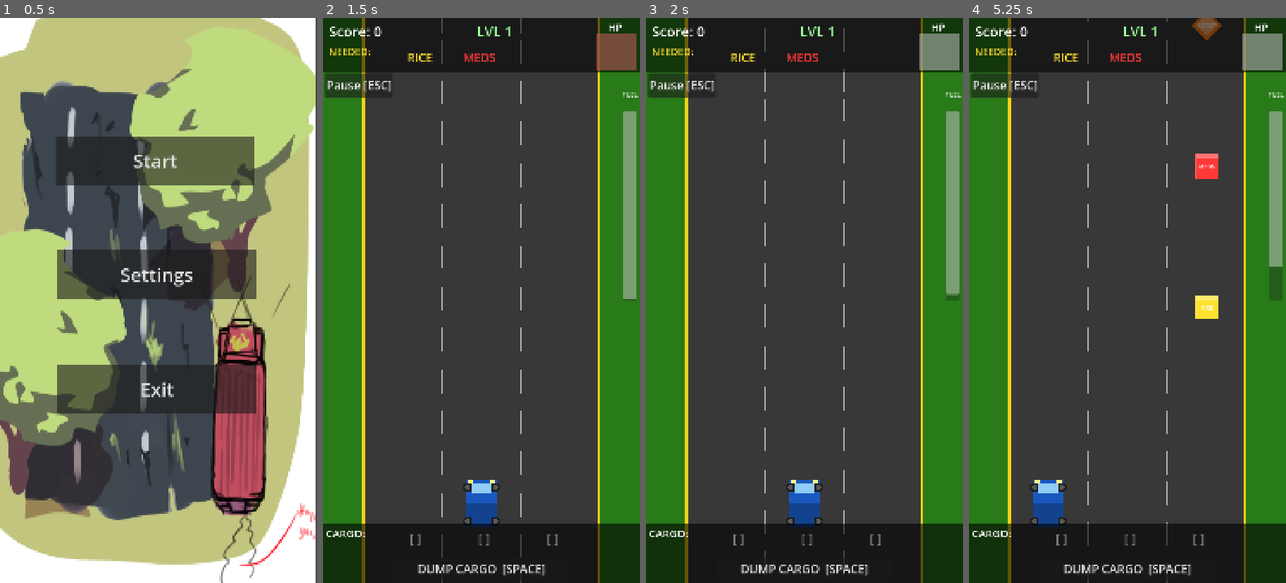
Above: before the commit, frames 1-4 (left to right).
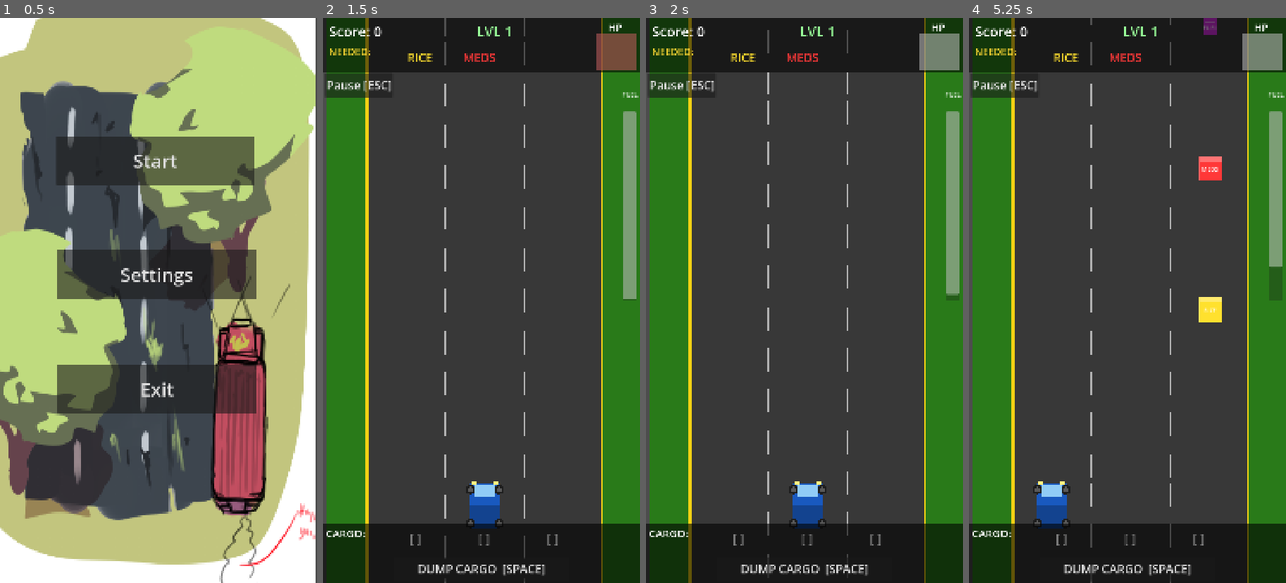
Above: after the commit, the same moments.

Repository: HoplyXD/bayanihan-res-q
Game: Godot game, scene res://main_menu.tscn
The game is run twice, just before and just after one commit, with the same random seed, the same clock (stepped at 60 frames per second) and the same inputs. The engine's default icon, where the game draws it, is replaced by a stand-in: a white triangle on a blue panel in a dark square.
Inputs (mouse positions are in pixels of both pictures, inside the frame that each line leads up to):
- Up to frame 1 (0.5 s): no input
- Up to frame 2 (1.5 s): click "Start" at 0.5 s; click "START MISSION" at 1.25 s
- Up to frame 3 (2 s): no input
- Up to frame 4 (5.25 s): tap Enter at 2 s; move the mouse to (1197, 272) at 2.02 s; hold D 2.03-2.78 s; click (1197, 272) at 2.17 s; tap Space at 2.27, 3.02, 4.52 s; move the mouse to (1064, 328) at 2.77 s; hold A 2.78-3.53 s; move the mouse to (1159, 176) at 3.52 s; hold D 3.53-5.03 s; move the mouse to (1111, 413) at 4.27 s; click (1111, 413) at 4.42 s; move the mouse to (1222, 385) at 5.02 s; hold A from 5.03 s (still down)

Frame 1 is identical in both runs. In frame 2, 6.2% of the frame differs, in the area x 0-89%, y 0-100%; in frame 3, 6.2%; in frame 4, 6.9%.

Commit message:
Added Random Hazard Events
Adds a new Hazard CanvasLayer scene (scenes/hazards/hazard.tscn) and script (scripts/hazard_event.gd) implementing random hazard events, visuals, and earthquake screen-shake, with weighted event selection and level-up adjustments. Integrates the hazard instance and a Camera2D into main.tscn so the event system can animate/offset the camera. Updates scripts/spawner.gd to add the spawner to group "spawner" (so hazard_event can locate it), adjusts initial spawn weights, applies/undoes event bonuses to spawn weights, and includes minor formatting/assignment tidy-ups. Enables dynamic hazard-driven gameplay changes tied to player level.

Diff:
--- a/main.tscn
+++ b/main.tscn
@@ -1,5 +1,6 @@
 [gd_scene format=3 uid="uid://dby1t5rbgx3qv"]
 
+[ext_resource type="PackedScene" uid="uid://ckpoygsyaerjm" path="res://scenes/hazards/hazard.tscn" id="1_272bh"]
 [ext_resource type="Script" uid="uid://banqmpk3n4ytu" path="res://scripts/road_scroll.gd" id="1_roadscroll"]
 [ext_resource type="Script" uid="uid://cd1cn3m884jqs" path="res://scripts/road_panel.gd" id="2_roadpanel"]
 [ext_resource type="Script" uid="uid://bumoffyetmctx" path="res://scripts/spawner.gd" id="3_spawner"]
@@ -8,6 +9,8 @@
 [ext_resource type="PackedScene" uid="uid://c4dj4uamatm8i" path="res://pause_menu.tscn" id="6_7mycd"]
 
 [node name="Main" type="Node2D" unique_id=1819170390]
+
+[node name="Hazard" parent="." unique_id=664916071 instance=ExtResource("1_272bh")]
 
 [node name="RoadScroll" type="Node2D" parent="." unique_id=989939033]
 script = ExtResource("1_roadscroll")
@@ -30,3 +33,6 @@
 layer = 11
 
 [node name="HUD" parent="." unique_id=87955094 instance=ExtResource("5_hud")]
+
+[node name="Camera2D" type="Camera2D" parent="." unique_id=545668677]
+position = Vector2(529, 952)
--- /dev/null
+++ b/scenes/hazards/hazard.tscn
@@ -0,0 +1,35 @@
+[gd_scene format=3 uid="uid://ckpoygsyaerjm"]
+
+[ext_resource type="Script" uid="uid://b45hjxxwcttm1" path="res://scripts/hazard_event.gd" id="1_idyoq"]
+[ext_resource type="Texture2D" uid="uid://c4wstwdstpm0s" path="res://icon.svg" id="2_34h3q"]
+
+[node name="Hazard" type="CanvasLayer" unique_id=499371632]
+script = ExtResource("1_idyoq")
+
+[node name="Typhoon" type="Sprite2D" parent="." unique_id=42038332]
+visible = false
+self_modulate = Color(0.31, 0.31, 0.31, 0.5882353)
+position = Vector2(547, 966)
+scale = Vector2(8.59375, 15.1875)
+texture = ExtResource("2_34h3q")
+
+[node name="Flooding" type="Sprite2D" parent="." unique_id=304329371]
+visible = false
+self_modulate = Color(0, 1, 1, 0.39215687)
+position = Vector2(547, 966)
+scale = Vector2(8.594, 15.188)
+texture = ExtResource("2_34h3q")
+
+[node name="Earthquake" type="Sprite2D" parent="." unique_id=727956765]
+visible = false
+self_modulate = Color(1, 1, 0, 0.19607843)
+position = Vector2(547, 966)
+scale = Vector2(8.594, 15.188)
+texture = ExtResource("2_34h3q")
+
+[node name="Volcanic" type="Sprite2D" parent="." unique_id=2067799884]
+visible = false
+self_modulate = Color(0.23921569, 0, 0, 0.5882353)
+position = Vector2(547, 966)
+scale = Vector2(8.594, 15.188)
+texture = ExtResource("2_34h3q")
--- /dev/null
+++ b/scripts/hazard_event.gd
@@ -0,0 +1,140 @@
+extends CanvasLayer
+@onready var camera: Camera2D = $"../Camera2D"
+
+# [CALM=0, TYPHOON=1, FLOODING=2, EARTHQUAKE=3, Volcanic=4]
+var _event_weights: Array[int] = [40, 15, 15, 15, 15]
+var event_state: int = 0
+
+# [RICE=0, WATER=1, MEDS=2, HAZARD=3, BLOCK=4, SHIELD=5, SPEED=6, FUEL=7, REPAIR=8]
+var _current_event_bonus: Array[int] = [0, 0, 0, 0, 0, 0, 0, 0, 0]
+
+var _anim_timer: float = 0.0
+var _next_anim_time: float = 0.0
+var _shake_intensity: float = 0.0
+var _shake_timer: float = 0.0
+
+
+func _ready() -> void:
+	GameManager.level_up.connect(_on_level_up)
+	_roll_next_anim_time()
+
+
+func _process(delta: float) -> void:
+	if not GameManager.game_running:
+		return
+
+	# Screen shake
+	if _shake_timer > 0.0:
+		_shake_timer -= delta
+		camera.offset = Vector2(
+			randf_range(-_shake_intensity, _shake_intensity),
+			randf_range(-_shake_intensity, _shake_intensity)
+		)
+	else:
+		camera.offset = Vector2.ZERO
+
+	# Animation timer
+	_anim_timer += delta
+	if _anim_timer >= _next_anim_time:
+		_roll_next_anim_time()
+		if event_state == 3:   # EARTHQUAKE
+			_start_shake(12.0, 0.6)
+
+
+func _start_shake(intensity: float, duration: float) -> void:
+	_shake_intensity = intensity
+	_shake_timer = duration
+
+
+func _roll_next_anim_time() -> void:
+	_next_anim_time = randf_range(1.0, 6.0)
+	_anim_timer = 0.0
+
+
+func _on_level_up(lvl: int) -> void:
+	if lvl <= 1:
+		return
+
+	if lvl >= 8:
+		_event_weights[0] = max(_event_weights[0] - 2, 10)
+		_event_weights[1] = min(_event_weights[1] + 1, 25)
+		_event_weights[2] = min(_event_weights[2] + 1, 25)
+		_event_weights[3] = min(_event_weights[3] + 1, 25)
+		_event_weights[4] = min(_event_weights[4] + 1, 25)
+
+	if lvl <= 3 or lvl == 5 or lvl == 6:
+		_apply_event.call_deferred(3)   # CALM
+	elif lvl == 4:
+		_apply_event.call_deferred(3)   # EARTHQUAKE
+	elif lvl == 7:
+		_apply_event.call_deferred(2)   # FLOODING
+	else:
+		_apply_event.call_deferred(_weighted_random())
+
+
+func _weighted_random() -> int:
+	var total: int = 0
+	for w in _event_weights:
+		total += w
+	var roll: int = randi() % total
+	var cumulative: int = 0
+	for i in _event_weights.size():
+		cumulative += _event_weights[i]
+		if roll < cumulative:
+			return i
+	return 0
+
+
+func _apply_event(idx: int) -> void:
+	var spawner = get_tree().get_first_node_in_group("spawner")
+	if not spawner:
+		return
+
+	# Undo previous event bonus
+	for i in _current_event_bonus.size():
+		spawner._spawn_weights[i] -= _current_event_bonus[i]
+
+	# Hide all visuals
+	$Typhoon.hide()
+	$Flooding.hide()
+	$Earthquake.hide()
+	$Volcanic.hide()
+
+	# Reset
+	_current_event_bonus = [0, 0, 0, 0, 0, 0, 0, 0, 0]
+	event_state = idx            # ← THIS was missing, shake never triggered!
+	_roll_next_anim_time()
+
+	match idx:
+		0:  # CALM
+			pass
+
+		1:  # TYPHOON
+			_current_event_bonus[4] =  6
+			_current_event_bonus[3] =  6
+			_current_event_bonus[0] = -6
+			_current_event_bonus[1] = -6
+			$Typhoon.show()
+
+		2:  # FLOODING
+			_current_event_bonus[3] =  15
+			_current_event_bonus[0] = -5
+			_current_event_bonus[2] = -5
+			$Flooding.show()
+
+		3:  # EARTHQUAKE
+			_current_event_bonus[4] = 10
+			_current_event_bonus[2] =  5
+			_current_event_bonus[0] = -5
+			$Earthquake.show()
+
+		4:  # VOLCANIC
+			_current_event_bonus[3] =  6
+			_current_event_bonus[4] =  6
+			_current_event_bonus[1] = -4
+			_current_event_bonus[2] = -3
+			$Volcanic.show()
+
+	# Add new bonus
+	for i in _current_event_bonus.size():
+		spawner._spawn_weights[i] += _current_event_bonus[i]
--- a/scripts/spawner.gd
+++ b/scripts/spawner.gd
@@ -1,6 +1,4 @@
 ## Spawner — Group 3: Events Team
-## Instantiates road items in random lanes with weighted rarity.
-## Speed and spawn-rate increase over time for escalating difficulty.
 extends Node2D
 
 const LANE_POSITIONS: Array[float] = [270.0, 540.0, 810.0]
@@ -11,9 +9,8 @@
 const INTERVAL_DECREASE:    float = 0.04
 const DIFFICULTY_TICK:      float = 12.0
 
-# Spawn weights aligned to ItemBase.ItemType enum order:
-# [RICE, WATER, MEDS, HAZARD, BLOCK, SHIELD, SPEED_BOOST, FUEL, REPAIR]
-var _spawn_weights: Array[int] = [22, 18, 12, 16, 8, 3, 3, 12, 6]
+# [RICE=0, WATER=1, MEDS=2, HAZARD=3, BLOCK=4, SHIELD=5, SPEED=6, FUEL=7, REPAIR=8]
+var _spawn_weights: Array[int] = [22, 18, 12, 12, 8, 3, 3, 16, 6]
 
 var _item_scene: PackedScene = preload("res://scenes/items/item.tscn")
 
@@ -23,13 +20,13 @@
 
 
 func _ready() -> void:
+	add_to_group("spawner")   # so hazard_event can find this node
 	GameManager.level_up.connect(_on_level_up)
 
 
 func _process(delta: float) -> void:
 	if not GameManager.game_running:
 		return
-
 	_spawn_timer += delta
 	_diff_timer  += delta
 
@@ -46,10 +43,9 @@
 func _spawn_item() -> void:
 	var lane: int      = randi() % 3
 	var type_idx: int  = _weighted_random()
-
 	var item: ItemBase = _item_scene.instantiate() as ItemBase
-	item.item_type = type_idx as ItemBase.ItemType
-	item.position  = Vector2(LANE_POSITIONS[lane], SPAWN_Y)
+	item.item_type     = type_idx as ItemBase.ItemType
+	item.position      = Vector2(LANE_POSITIONS[lane], SPAWN_Y)
 	add_child(item)
 
 
@@ -69,8 +65,7 @@
 func _on_level_up(lvl: int) -> void:
 	if lvl <= 1:
 		return
-	# Ramp up danger each level; resources diminish slightly
-	_spawn_weights[3] = min(_spawn_weights[3] + 2, 26)   # HAZARD
-	_spawn_weights[4] = min(_spawn_weights[4] + 1, 14)   # BLOCK
-	_spawn_weights[0] = max(_spawn_weights[0] - 2, 10)   # RICE
-	_spawn_weights[1] = max(_spawn_weights[1] - 1, 10)   # WATER
+	_spawn_weights[3] = min(_spawn_weights[3] + 2, 26)  # HAZARD
+	_spawn_weights[4] = min(_spawn_weights[4] + 1, 14)  # BLOCK
+	_spawn_weights[0] = max(_spawn_weights[0] - 2, 10)  # RICE
+	_spawn_weights[1] = max(_spawn_weights[1] - 1, 10)  # WATER
Not shown, added: scripts/hazard_event.gd.uid
